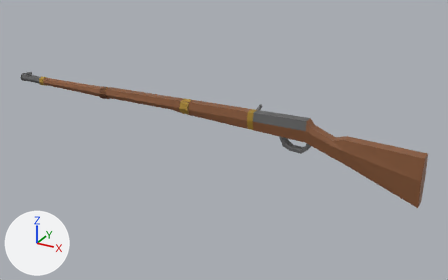
The Blender file M1841.blend: old version first, new version second.
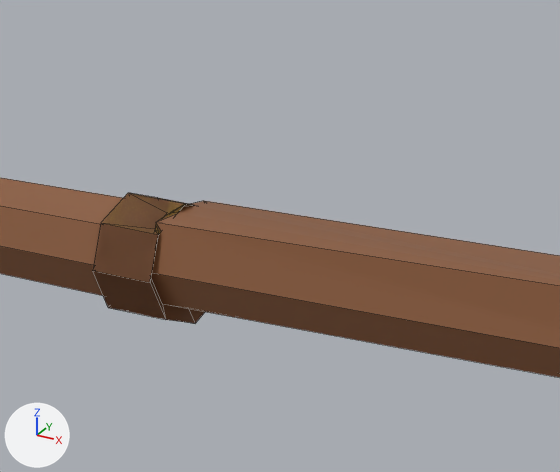
Each version is shown whole from a 50 mm lens placed at (2.859, -5.077, 4.931), pointed at (-0.058, 0.227, 2.279), then close up on the part from 20% to 33% of the width and 24% to 41% of the height. The lights are fixed; the arrows at lower left show +X, +Y and +Z. The close-ups show mesh edges as thin lines.

Objects in the first close-up: 'Válec', 'Válec.001'.
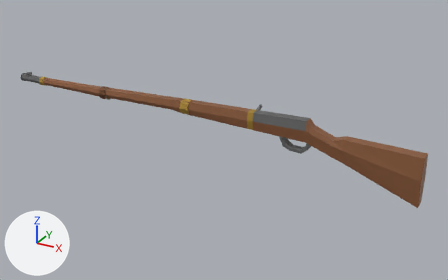
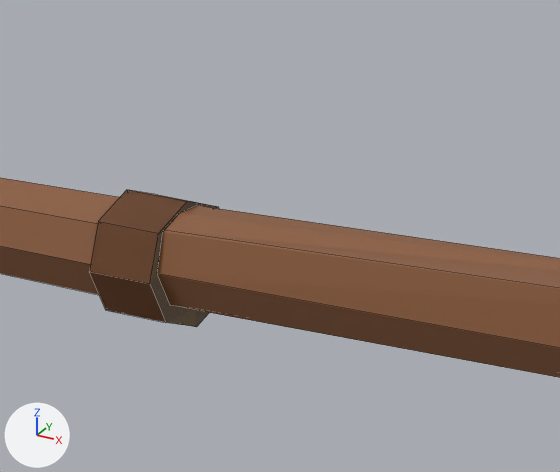
The change, as a list of edits to the scene's bpy script:
```text
Change me_válec_002:
    where me_válec_002.from_pydata(...)  # 146 vertices, 113 faces; spans x -1.46..2.95, y -0.09..0.09, z 1.64..2.79
    used by ob_válec; location = (-0.9, 0.0, 0.0)
    me_válec_002 part 1
    me_válec_002.vertices[20].co: (-0.49, 0.04, 2.71) -> (-0.49, 0.04, 2.7)
    me_válec_002.vertices[22].co: (-0.49, -0.04, 2.71) -> (-0.49, -0.04, 2.7)
Change me_válec_001:
    used by ob_válec_001; location = (-0.9, 0.0, 0.0)
    remove me_válec_001.from_pydata(...)  # 40 vertices, 32 faces; spans x -0.5621..-0.4812, y -0.0701..0.0706, z 2.5764..2.7171
    add me_válec_001.from_pydata(...)  # 32 vertices, 25 faces; spans x -0.5637..-0.4789, y -0.0735..0.074, z 2.5729..2.7204
    me_válec_001 part 2: the whole mesh is rebuilt
```

What differs and where, as boxes (x1, y1, x2, y2) in the close-ups (560 x 472 px; the box of a moved part takes in the faces that stretch with it):
'Válec.001', reshaped
    before: (102, 194, 194, 234)
    after: (150, 203, 216, 327)
part 1 of me_válec_002, moved or reshaped
    before: (152, 201, 560, 348)
    after: (157, 206, 560, 348)
part 2 of me_válec_001, moved or reshaped
    before: (93, 193, 205, 324)
    after: (89, 190, 219, 327)
